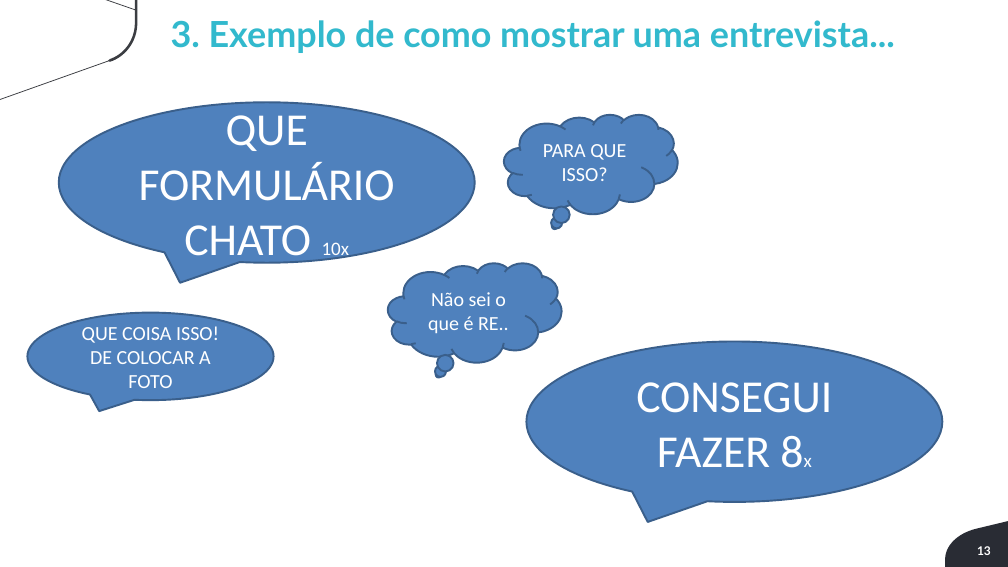
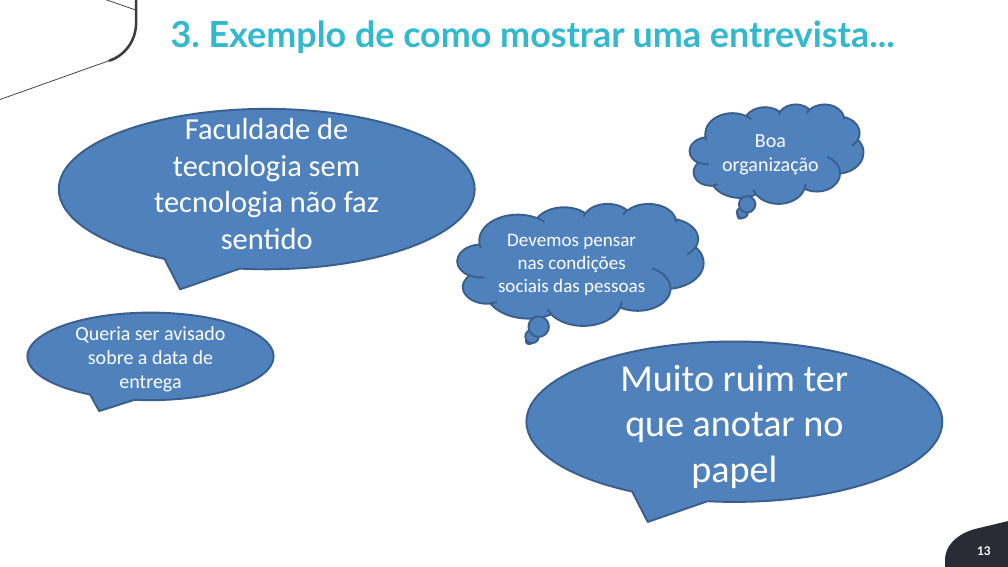
Before and after one commit to Luis-Silva80/grupo05-adsa, a slide deck: slide 13 of Documentação/EngenhariaDeSoftware/Sprint1-Engenharia-de-Software.pptx. Drawn at 1008x567 pixels with LibreOffice and Linux fonts; fonts in the diff are those of the drawing; background and template pictures are left out. Boxes give left, top, right and bottom in pixels: in the first picture for what was removed or moved away, otherwise in the second. Text is boxed around its words. In the diff, an @@ line names an element or a change of style, - is before the commit and + after.

```diff
--- a/Documentação/EngenhariaDeSoftware/Sprint1-Engenharia-de-Software.pptx
+++ b/Documentação/EngenhariaDeSoftware/Sprint1-Engenharia-de-Software.pptx
@@ speech bubble "Faculdade de tecnologia sem tecnologia ...": place and size @@
-speech bubble "Faculdade de tecnologia sem tecnologia ..." at [59, 102, 475, 263]
+speech bubble "Faculdade de tecnologia sem tecnologia ..." at [59, 109, 475, 269]
@@ text in speech bubble at [154, 114, 379, 249]: text changed; size 48 to 32 pt @@
-QUE FORMULÁRIO CHATO 10x
+Faculdade de tecnologia sem tecnologia não faz sentido
@@ thought cloud removed at [504, 115, 677, 214] @@
-PARA QUE ISSO?
@@ thought cloud added at [690, 104, 863, 204], fill #4F81BD, outline #3A5F8C 2 pt, 21 pt, text #FFFFFF @@
+Boa organização
@@ thought cloud added at [457, 204, 704, 326], fill #4F81BD, outline #3A5F8C 2 pt, 20 pt, text #FFFFFF @@
+Devemos pensar nas condições sociais das pessoas
@@ thought cloud removed at [388, 263, 562, 362] @@
-Não sei o que é RE..
@@ text in speech bubble at [75, 326, 225, 392]: text changed @@
-QUE COISA ISSO! DE COLOCAR A FOTO
+Queria ser avisado sobre a data de entrega
@@ text in speech bubble at [620, 365, 849, 488]: text changed; size 48 to 40 pt @@
-CONSEGUI FAZER 8x
+Muito ruim ter que anotar no papel
```
Also in this commit, not shown: 1 other slide changed, 1 slide added, 9 other files.
